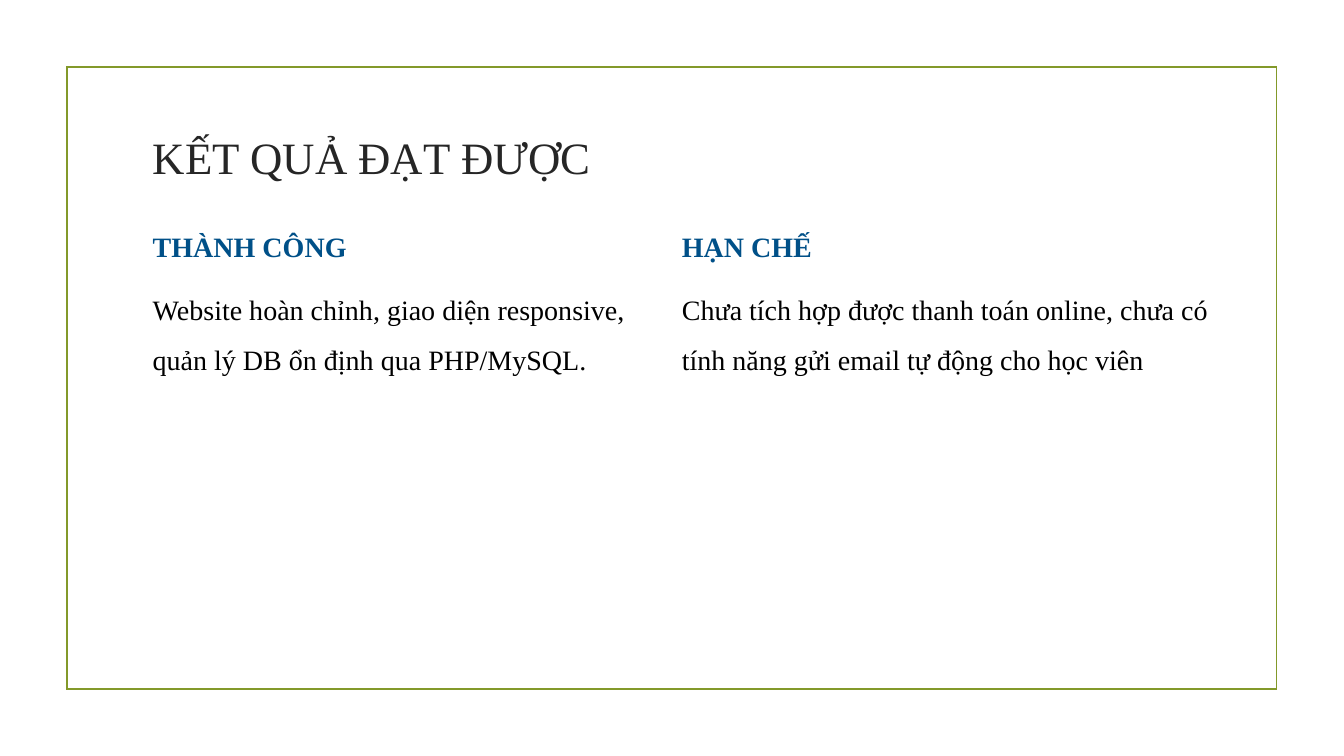
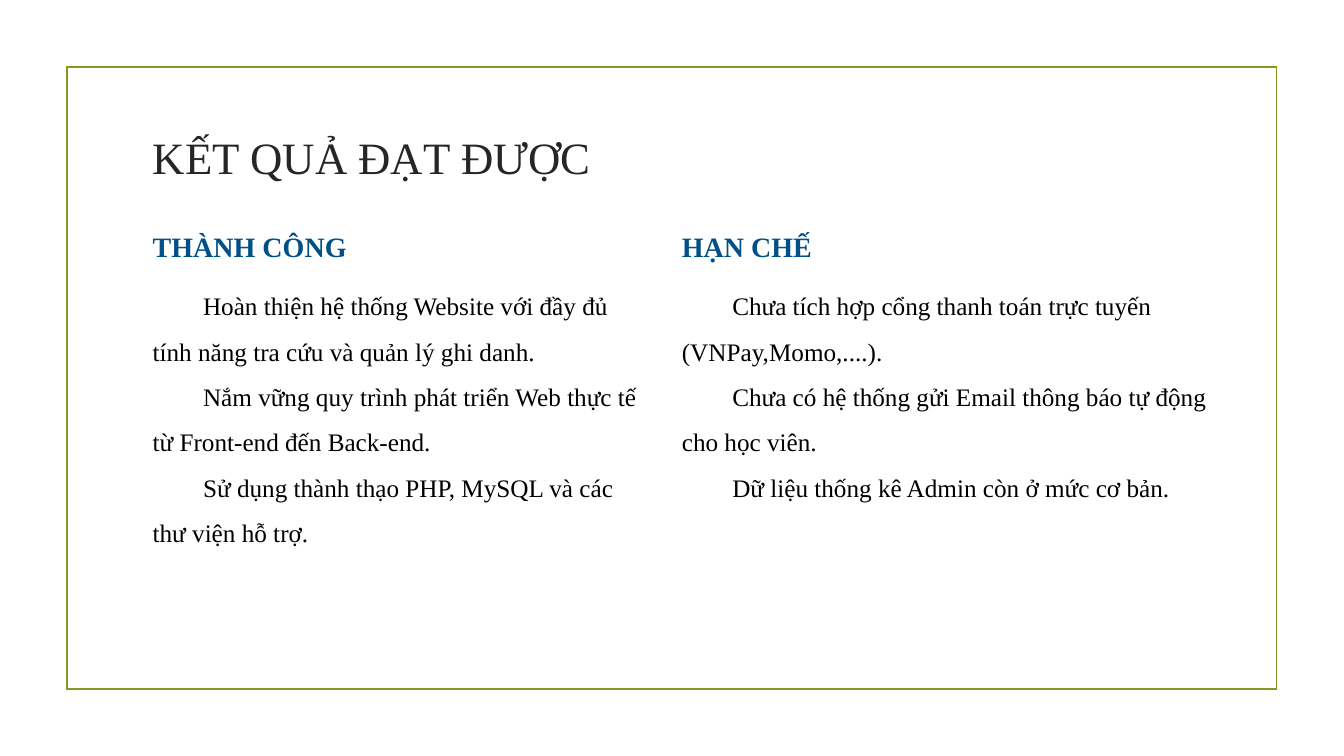
Before and after one commit to thuhuynh1/CSN-DA23TTD-HuynhNgocMinhThu-course-lookup-php, a slide deck: slide 27 of Bài thuyết trình.pptx. Drawn at 1344x756 pixels with LibreOffice and Linux fonts; fonts in the diff are those of the drawing; background and template pictures are left out. Boxes give left, top, right and bottom in pixels: in the first picture for what was removed or moved away, otherwise in the second. Text is boxed around its words. In the diff, an @@ line names an element or a change of style, - is before the commit and + after.

```diff
--- a/Bài thuyết trình.pptx
+++ b/Bài thuyết trình.pptx
@@ text at box(153, 296, 636, 546): text changed; size 20 to 18 pt @@
-Website hoàn chỉnh, giao diện responsive, quản lý DB ổn định qua PHP/MySQL.
+Hoàn thiện hệ thống Website với đầy đủ tính năng tra cứu và quản lý ghi danh.
+Nắm vững quy trình phát triển Web thực tế từ Front-end đến Back-end.
+Sử dụng thành thạo PHP, MySQL và các thư viện hỗ trợ.
@@ text at box(682, 296, 1206, 503): text changed; size 20 to 18 pt @@
-Chưa tích hợp được thanh toán online, chưa có tính năng gửi email tự động cho học viên
+Chưa tích hợp cổng thanh toán trực tuyến (VNPay,Momo,....).
+Chưa có hệ thống gửi Email thông báo tự động cho học viên.
+Dữ liệu thống kê Admin còn ở mức cơ bản.
```
Also in this commit, not shown: 7 other slides changed, 4 other files.
